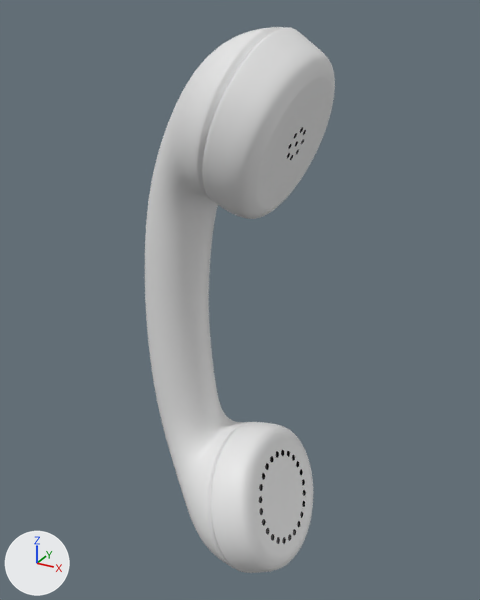
The glTF model 3d/Phone.glb as it was, and as the next commit left it.
Rendered twice from a 50 mm lens placed at (3.91, -10.34, 6.76), pointed at (-1.96, 0.33, 1.43). Lighting does not change. The marker at lower left points along +X, +Y and +Z. Where no turn or scale is listed for an object, it has been applied to the vertices.

Names of what the first picture shows: 'Phone'.
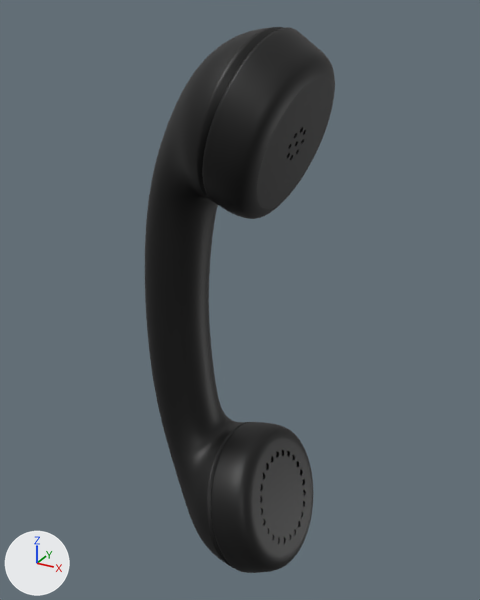
The change, as a diff of the scene's bpy script:
```diff
--- a/3d/Phone.glb.py
+++ b/3d/Phone.glb.py
@@ mat_primary @@
 mat_primary = principled_material('Primary')
-mat_primary.base_color = (0.8, 0.8, 0.8)  # white #e7e7e7
+mat_primary.base_color = (0.0, 0.0, 0.0)  # black #000000
```

What differs and where, as boxes (x1, y1, x2, y2) in the pictures (480 x 600 px):
'Phone', recoloured (white to black)
    both: (145, 27, 335, 573)
